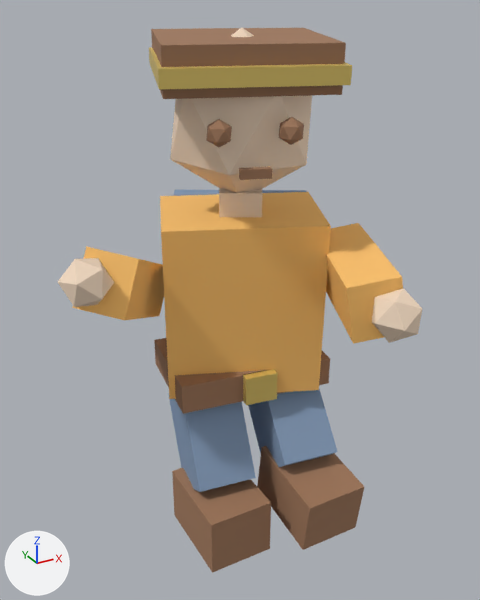
Before and after pictures for a commit that changed the glTF model assets/animations/attack_sword_slash.glb.
Camera for both pictures: a 50 mm camera at (-0.911, -1.858, 1.575) aimed at (-0.069, -0.326, 0.809). Every picture has the same lights, and +X, +Y and +Z are marked at lower left. The older version comes first. Both versions are drawn at frame 19 of the action 'attack_sword_slash'; the numbers are the values there.

The first picture shows 'arm_l', 'arm_r', 'belt', 'boot_l', 'boot_r', 'circlet', 'hair', 'hand_r', 'head', 'leg_l', 'leg_r', 'tunic' and 7 more.
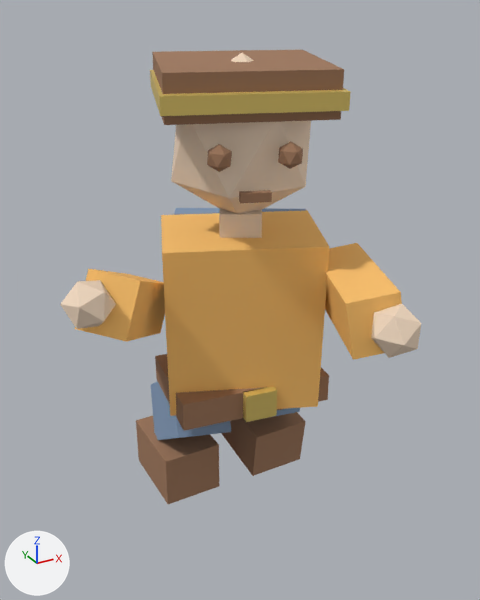
Not drawn themselves, but carrying or shaping drawn objects: ob_hips, ob_upper_arm_r, ob_upper_leg_l, ob_lower_leg_l, ob_foot_l, ob_upper_leg_r, ob_lower_leg_r, ob_foot_r.

What differs and where, as boxes [x1, y1, x2, y2] in the pictures (480 x 600 px):
```json
{"object": "tunic", "change": "moved", "before": [160, 192, 331, 399], "after": [161, 210, 329, 416]}
{"object": "hair", "change": "moved", "before": [151, 28, 346, 99], "after": [152, 50, 344, 125]}
{"object": "head", "change": "moved", "before": [170, 28, 312, 193], "after": [171, 53, 311, 214]}
{"object": "boot_l", "change": "moved, turned", "before": [172, 468, 271, 573], "after": [136, 416, 219, 504]}
{"object": "boot_r", "change": "moved, turned", "before": [257, 446, 364, 550], "after": [221, 412, 306, 476]}
{"object": "circlet", "change": "moved", "before": [149, 47, 352, 89], "after": [150, 70, 351, 116]}
{"object": "arm_r", "change": "moved, turned", "before": [326, 223, 403, 344], "after": [325, 243, 402, 360]}
{"object": "leg_l", "change": "moved, turned", "before": [168, 393, 256, 492], "after": [151, 381, 231, 440]}
{"object": "arm_l", "change": "moved", "before": [72, 246, 164, 320], "after": [75, 269, 165, 342]}
{"object": "leg_r", "change": "moved, turned", "before": [248, 389, 338, 467], "after": [272, 408, 300, 417], "on screen": "mostly hidden afterwards"}
{"object": "belt", "change": "moved", "before": [154, 338, 330, 414], "after": [155, 354, 329, 431]}
{"object": "hand_l", "change": "moved", "before": [58, 258, 114, 307], "after": [60, 280, 116, 329]}
{"object": "hand_r", "change": "moved, turned", "before": [372, 288, 422, 343], "after": [371, 304, 421, 358]}
{"object": "neck", "change": "moved", "before": [219, 188, 263, 217], "after": [219, 209, 262, 238]}
{"object": "buckle", "change": "moved", "before": [243, 370, 278, 405], "after": [243, 387, 277, 422]}
{"object": "eye_l", "change": "moved", "before": [206, 119, 232, 147], "after": [207, 144, 232, 172]}
{"object": "eye_r", "change": "moved", "before": [279, 117, 304, 145], "after": [278, 142, 303, 169]}
{"object": "mouth", "change": "moved", "before": [239, 167, 272, 180], "after": [239, 190, 272, 204]}
{"object": "cape", "change": "moved", "before": [173, 190, 307, 196], "after": [174, 208, 306, 215]}
```

Scene script edits in JSON lines:
```json
{"op": "set", "path": "ob_hips.location", "old": "(0.0, 0.0, 0.46)", "new": "(0.0, 0.0, 0.4)"}
{"op": "set", "path": "ob_upper_arm_r.rotation_euler", "old": "(-1.007, 0.0, 0.1)", "new": "(-1.061, 0.0, 0.1)", "note": "degrees (-58, 0, 5.7) -> degrees (-61, 0, 5.7)"}
{"op": "set", "path": "ob_upper_leg_l.rotation_euler", "old": "(-0.545, 0.0, 0.0)", "new": "(0.963, 0.127, 0.0)", "note": "degrees (-31, 0, 0) -> degrees (55, 7.3, 0)"}
{"op": "set", "path": "ob_lower_leg_l.rotation_euler", "old": "(-0.0471, 0.0, 0.0)", "new": "(-0.788, 0.0, 0.0)", "note": "degrees (-2.7, 0, 0) -> degrees (-45, 0, 0)"}
{"op": "set", "path": "ob_foot_l.rotation_euler", "old": "(0.588, -0.0759, 0.113)", "new": "(-0.192, -0.101, 0.157)", "note": "degrees (34, -4.3, 6.5) -> degrees (-11, -5.8, 9)"}
{"op": "set", "path": "ob_upper_leg_r.rotation_euler", "old": "(-0.748, 0.0, 0.0)", "new": "(1.404, 0.0372, -0.000101)", "note": "degrees (-43, 0, 0) -> degrees (80, 2.1, -0)"}
{"op": "set", "path": "ob_lower_leg_r.rotation_euler", "old": "(-0.0471, 0.0, 0.0)", "new": "(-1.625, 0.0, 0.0)", "note": "degrees (-2.7, 0, 0) -> degrees (-93, 0, 0)"}
{"op": "set", "path": "ob_foot_r.rotation_euler", "old": "(0.927, -0.0972, 0.0957)", "new": "(0.351, -0.0658, 0.125)", "note": "degrees (53, -5.6, 5.5) -> degrees (20, -3.8, 7.2)"}
```
